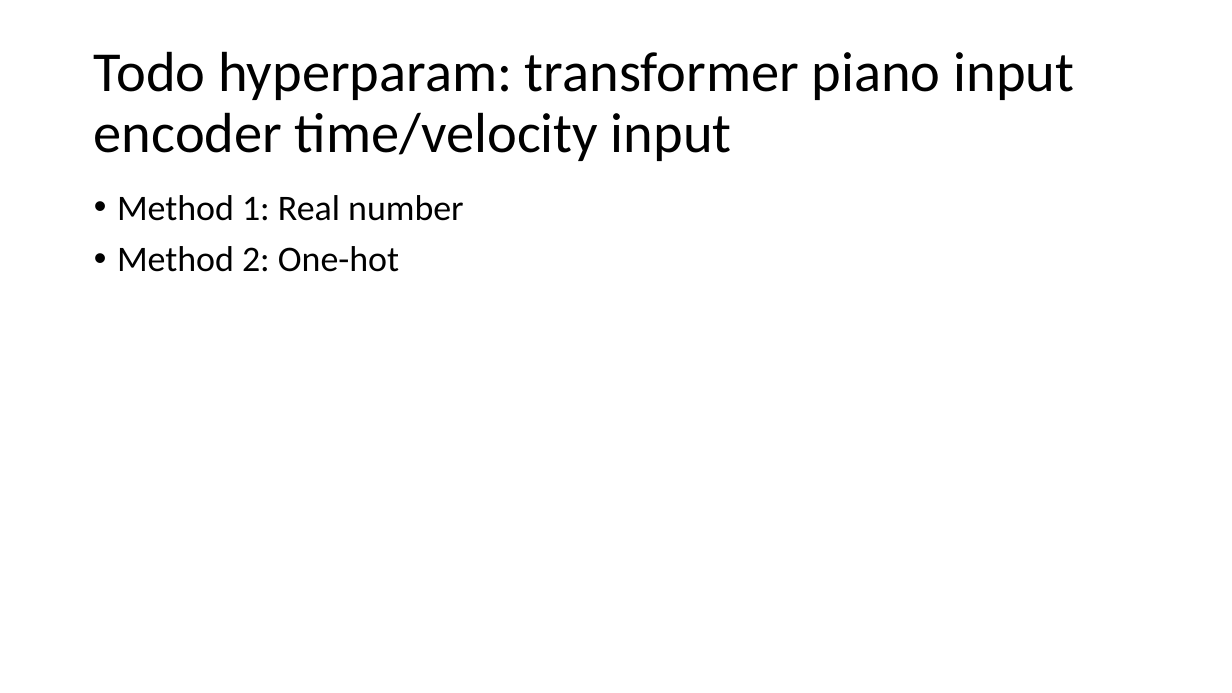
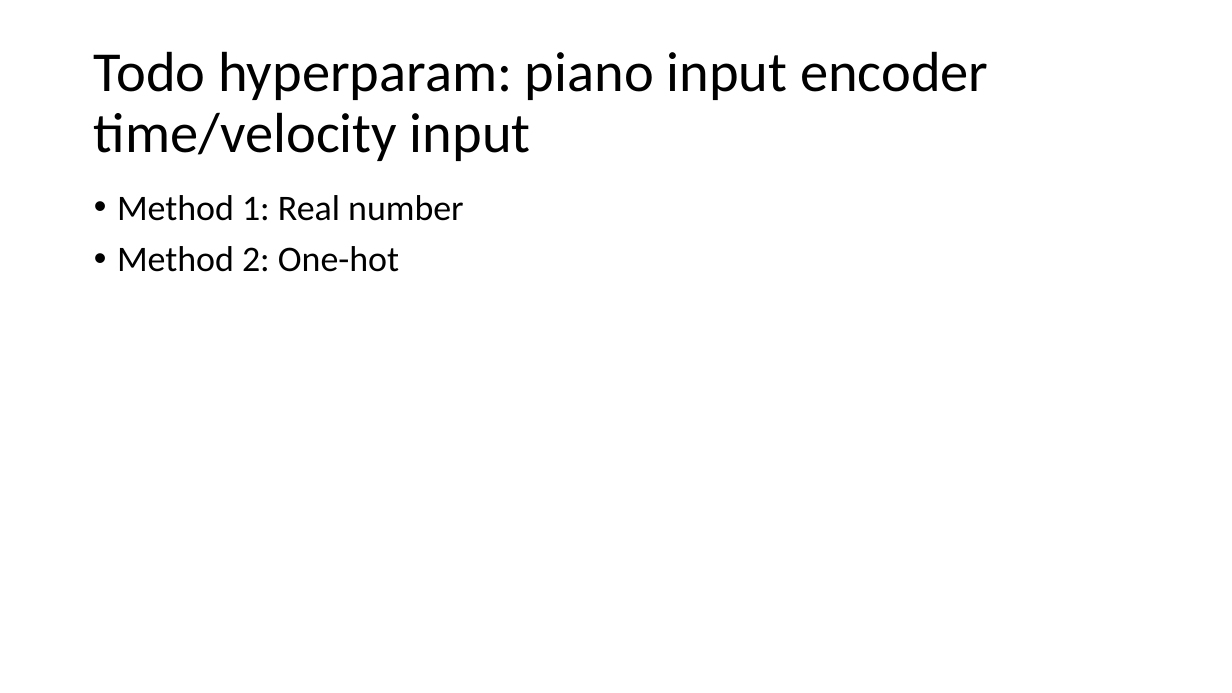
Before and after one commit to Daniel-Chin/Unsupervised-Symbolic-Music-Decipher, a slide deck: slide 6 of main.pptx. Drawn at 1232x693 pixels with LibreOffice and Linux fonts; fonts in the diff are those of the drawing. Boxes give left, top, right and bottom in pixels: in the first picture for what was removed or moved away, otherwise in the second. Text is boxed around its words. In the diff, an @@ line names an element or a change of style, - is before the commit and + after.

```diff
--- a/main.pptx
+++ b/main.pptx
@@ title at bbox=[94, 51, 988, 161]: text changed @@
-Todo hyperparam: transformer piano input encoder time/velocity input
+Todo hyperparam: piano input encoder time/velocity input
```
Also in this commit, not shown: 1 other slide changed, 1 other file.
